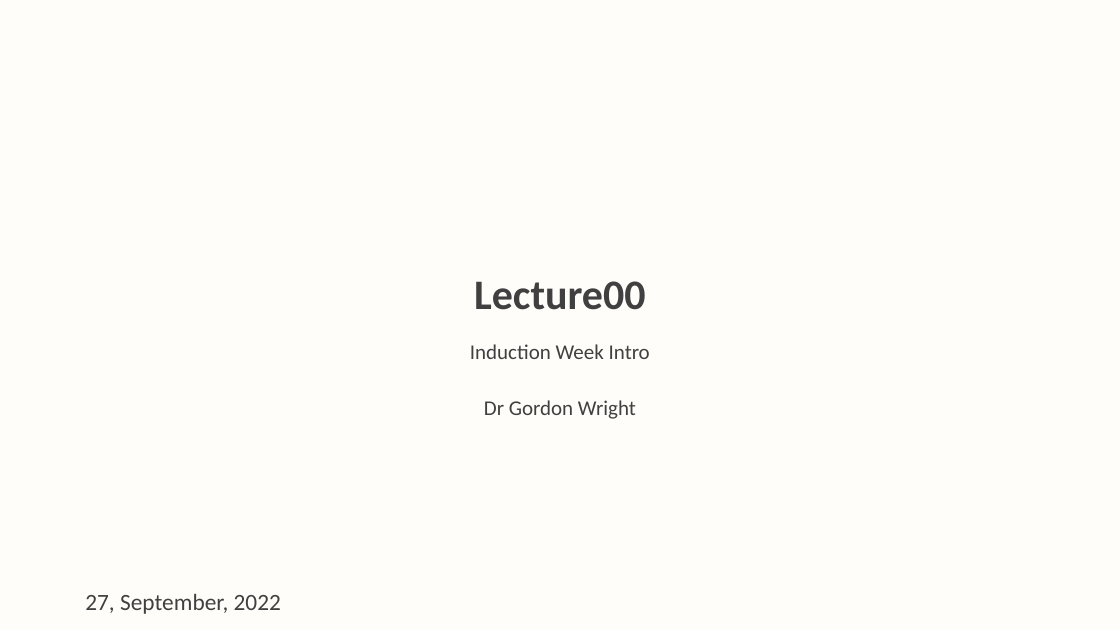
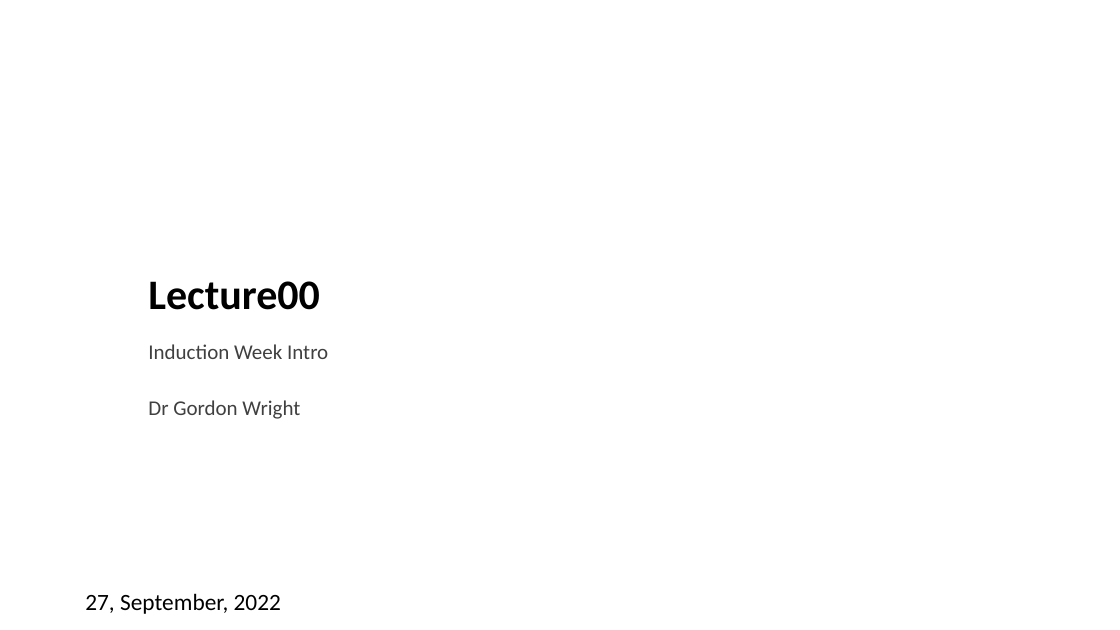
Before and after one commit to LittleMonkeyLab/PS52007Dslides, a slide deck: slide 1 of _site/lectures/Lecture00/Lecture00.pptx. Drawn at 1120x630 pixels with LibreOffice and Linux fonts; fonts in the diff are those of the drawing; background and template pictures are left out. Boxes give left, top, right and bottom in pixels: in the first picture for what was removed or moved away, otherwise in the second. Text is boxed around its words. In the diff, an @@ line names an element or a change of style, - is before the commit and + after.

```diff
--- a/_site/lectures/Lecture00/Lecture00.pptx
+++ b/_site/lectures/Lecture00/Lecture00.pptx
@@ background #FFF2CC at 10% opacity to #FFFFFF @@
@@ title "Lecture00" at bbox=[148, 281, 320, 310]: text colour #404040 to #000000; alignment centre to left @@
@@ subtitle "Induction Week Intro Dr Gordon ..." at bbox=[148, 344, 328, 419]: alignment centre to left @@
@@ text "27, September, 2022" at bbox=[85, 593, 281, 614]: text colour #404040 to #000000 @@
```
Also in this commit, not shown: 16 other slides changed, 28 other files.
